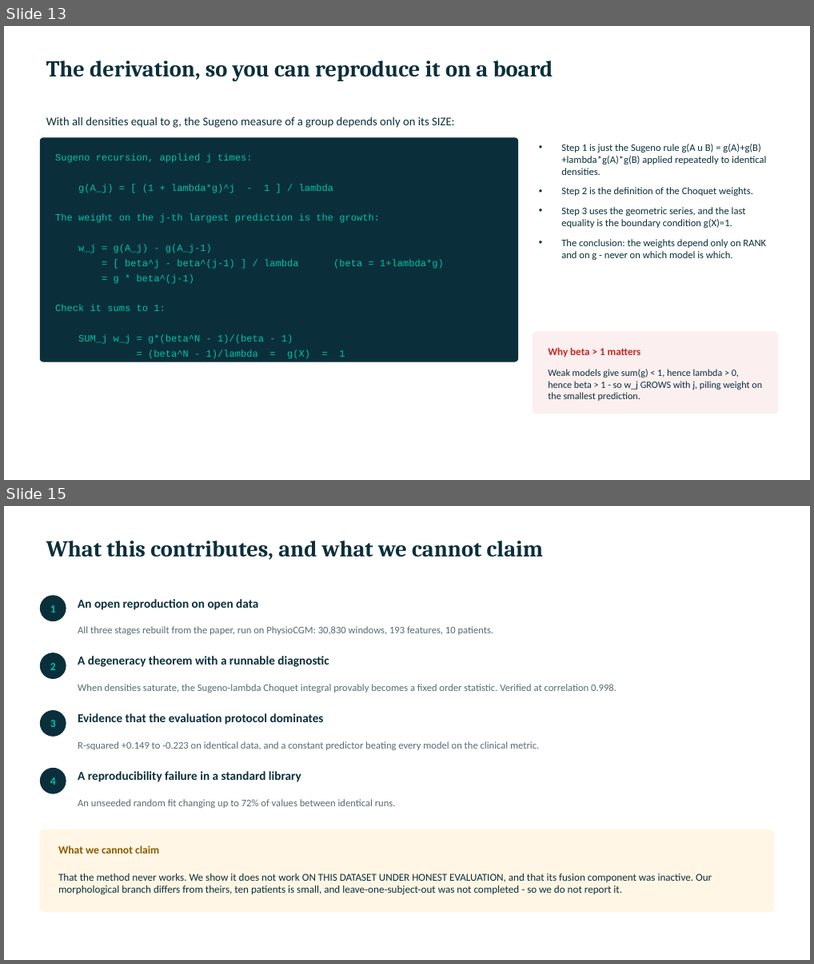
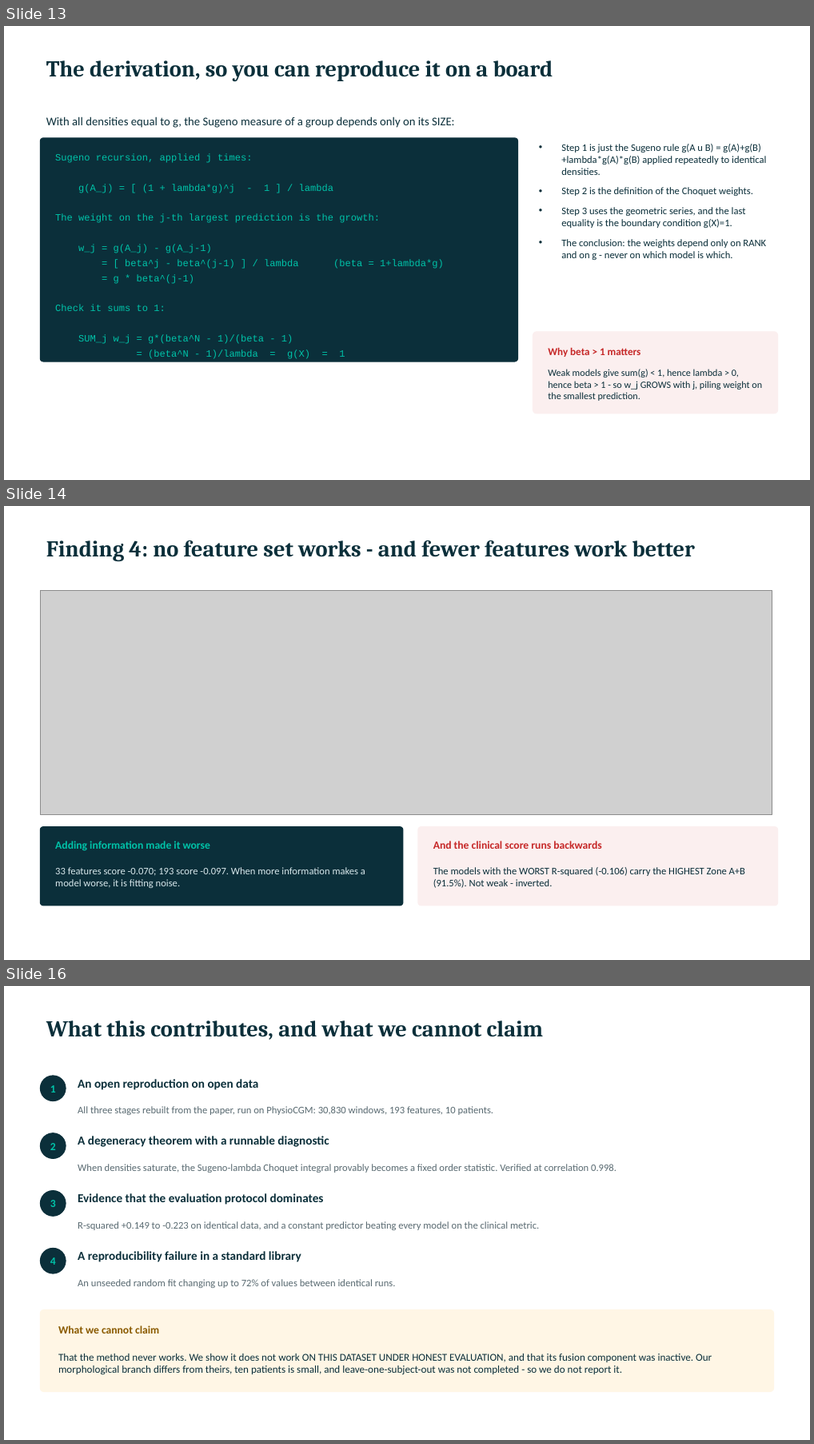
Before and after one commit to navtesh21/btp-project, a slide deck: BTP_presentation.pptx. Shown one above the other, each under a label of ours: slides 13 and 15 before the commit, slides 13, 14 and 16 after it; the slides between them are not shown. The pictures are 814x964 and 814x1444 pixels, drawn with LibreOffice and Linux fonts; fonts in the diff are those of the drawing; grey boxes stand for pictures. Boxes give left, top, right and bottom in pixels: in the first picture for what was removed or moved away, otherwise in the second. Text is boxed around its words. In the diff, an @@ line names an element or a change of style, - is before the commit and + after.

```diff
--- a/BTP_presentation.pptx
+++ b/BTP_presentation.pptx
@@ slide 14 added at <box>4,506,810,960</box>, background #FFFFFF @@
@@ text added at <box>46,540,695,562</box>, 27 pt, text #0B2F3A, bold @@
+Finding 4: no feature set works - and fewer features work better
@@ picture added at <box>40,591,772,815</box> @@
@@ rounded rectangle added at <box>40,827,403,905</box>, fill #0B2F3A, outline #0B2F3A 1 pt @@
@@ text added at <box>55,840,210,850</box>, 13 pt, text #00C2A8, bold @@
+Adding information made it worse
@@ rounded rectangle added at <box>418,827,778,905</box>, fill #FBEFEF, outline #FBEFEF 1 pt @@
@@ text added at <box>434,840,602,848</box>, 13 pt, text #C62828, bold @@
+And the clinical score runs backwards
@@ text added at <box>55,867,366,888</box>, 12 pt, text #D6E6EA @@
+33 features score -0.070; 193 score -0.097. When more information makes a model worse, it is fitting noise.
@@ text added at <box>434,867,746,888</box>, 12 pt, text #0B2F3A @@
+The models with the WORST R-squared (-0.106) carry the HIGHEST Zone A+B (91.5%). Not weak - inverted.
@@ what was slide 15 is now slide 16 @@
```
Also in this commit, not shown: 1 slide changed, 20 other files.
